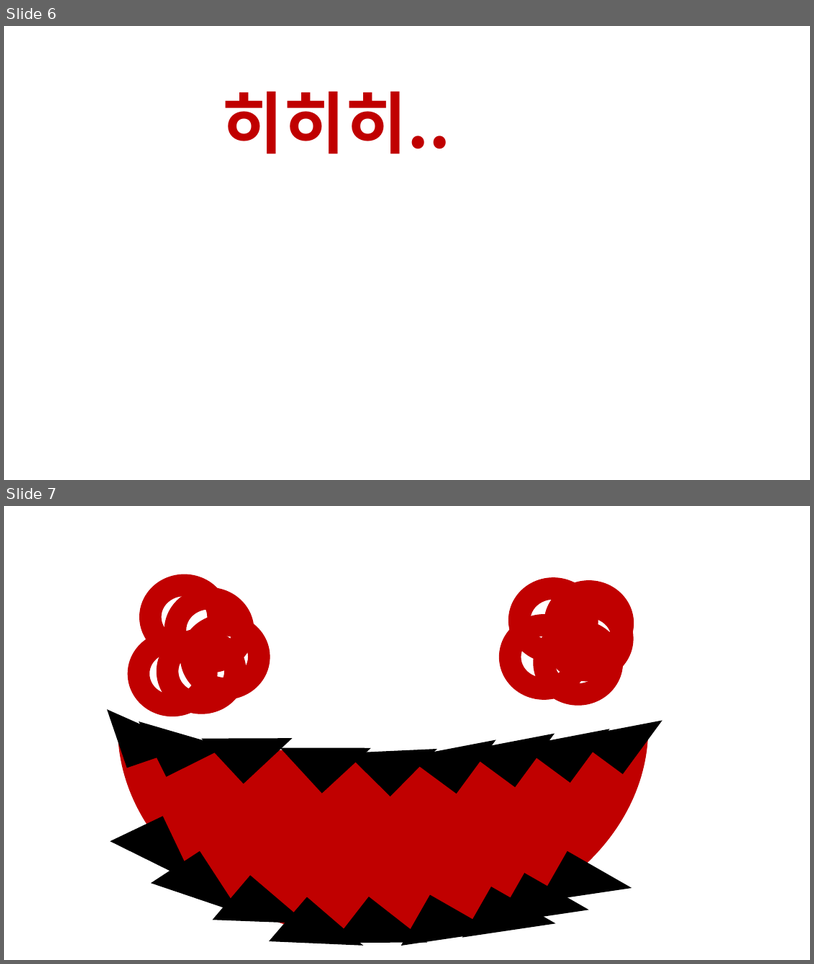
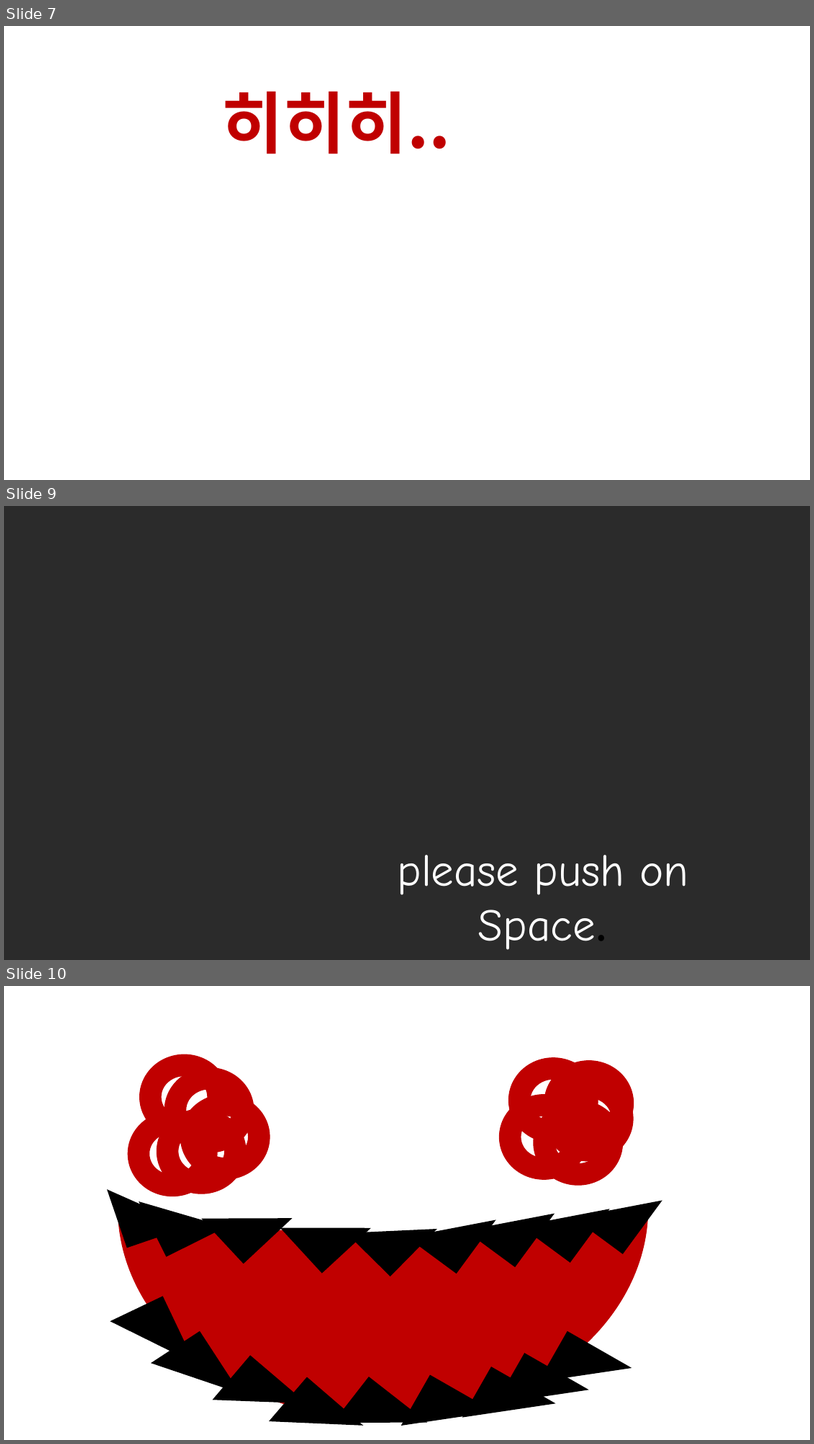
Before and after one commit to Dev-YoonLim/2DGP_YJW, a slide deck: Game_Project/ch1/작업용 PPT3.pptx. Shown one above the other, each under a label of ours: slides 6 and 7 before the commit, slides 7, 9 and 10 after it; the slides between them are not shown. The pictures are 814x964 and 814x1444 pixels, drawn with LibreOffice and Linux fonts; fonts in the diff are those of the drawing; background and template pictures are left out; a plain dark background stands for a picture behind light text. Boxes give left, top, right and bottom in pixels: in the first picture for what was removed or moved away, otherwise in the second. Text is boxed around its words. In the diff, an @@ line names an element or a change of style, - is before the commit and + after.

```diff
--- a/Game_Project/ch1/작업용 PPT3.pptx
+++ b/Game_Project/ch1/작업용 PPT3.pptx
@@ slide 9 added at bbox=[4, 506, 810, 960], background picture (left out) @@
@@ text added at bbox=[398, 854, 689, 950], 54 pt, text #FFFFFF @@
+please push on Space.
@@ what was slide 6 is now slide 7 @@
@@ what was slide 7 is now slide 10 @@
```
Also in this commit, not shown: 4 other slides added, 2 slides removed, 36 other files.
